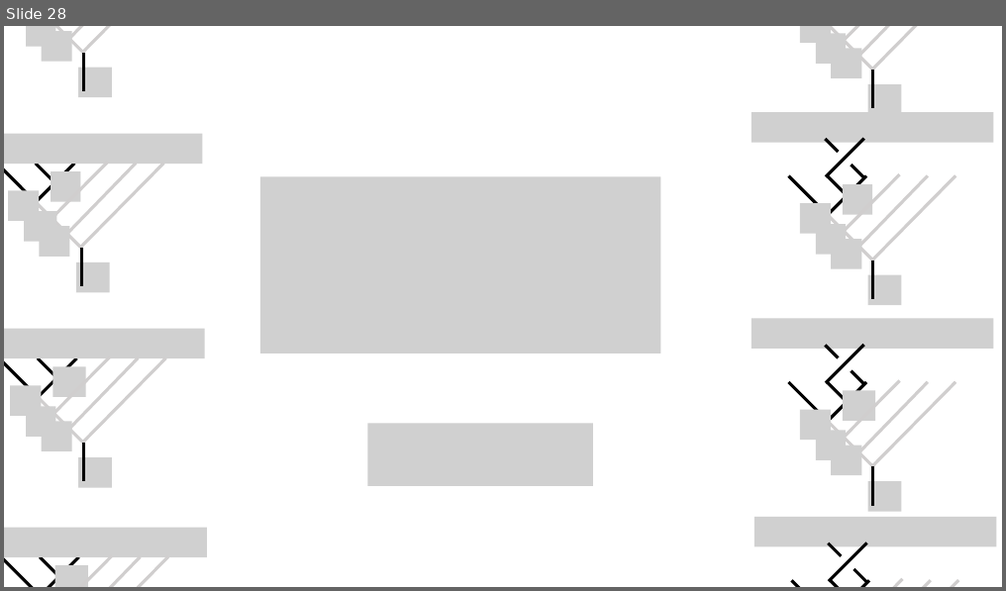
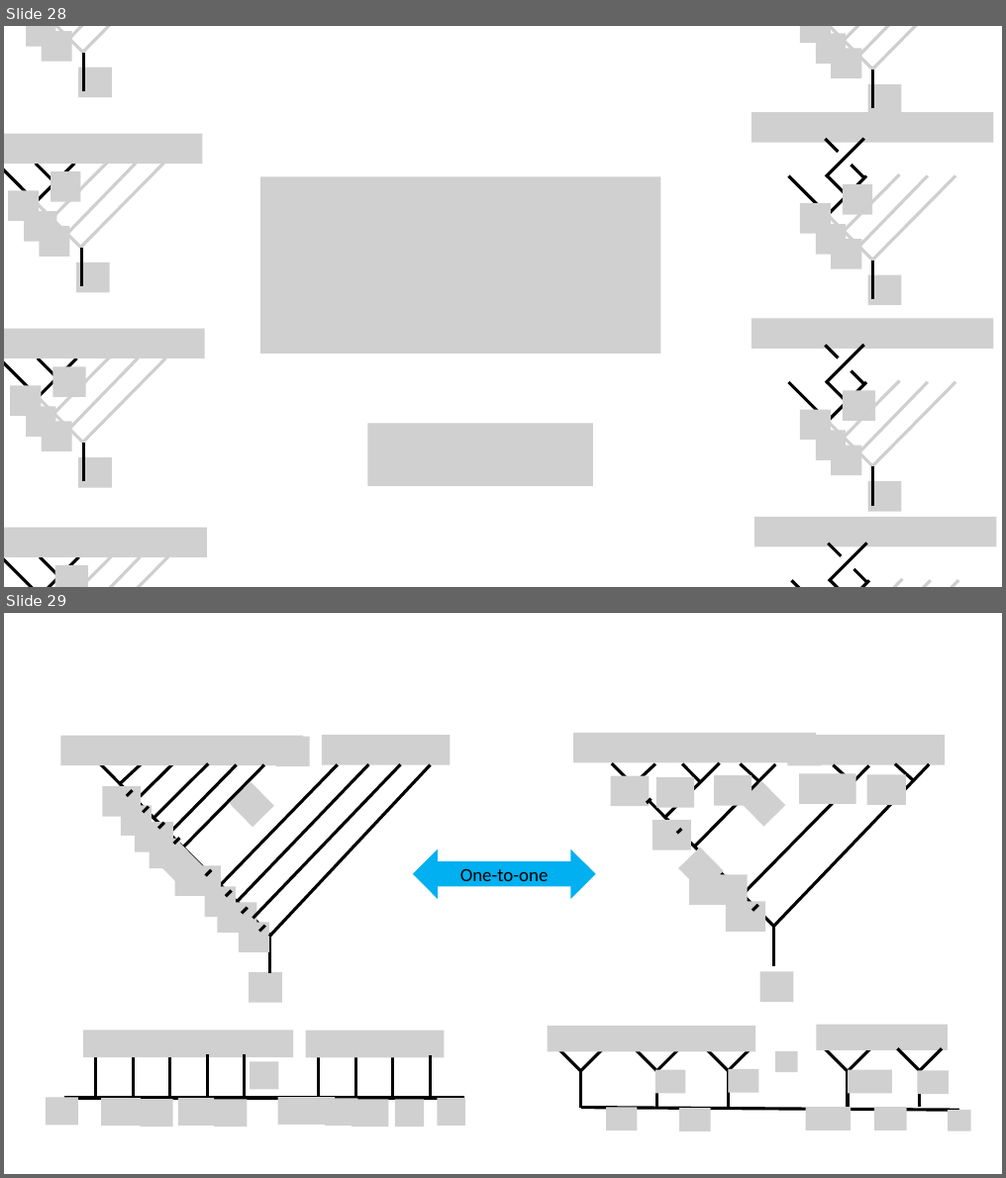
Before and after one commit to yk-liu/yk-liu.github.io, a slide deck: _posts/2019-05-14-Introduction-to-QC-and-TQC-Ising-Anyons/assets/pics.source.pptx. Shown one above the other, each under a label of ours: slide 28 before the commit, slides 28 and 29 after it. The pictures are 1006x591 and 1006x1178 pixels, drawn with LibreOffice and Linux fonts; fonts in the diff are those of the drawing; grey boxes stand for pictures; background and template pictures are left out. Boxes give left, top, right and bottom in pixels: in the first picture for what was removed or moved away, otherwise in the second. Text is boxed around its words. In the diff, an @@ line names an element or a change of style, - is before the commit and + after.

```diff
--- a/_posts/2019-05-14-Introduction-to-QC-and-TQC-Ising-Anyons/assets/pics.source.pptx
+++ b/_posts/2019-05-14-Introduction-to-QC-and-TQC-Ising-Anyons/assets/pics.source.pptx
@@ slide 29 added at (4, 613, 1002, 1174), background #FFFFFF @@
@@ group added at (573, 733, 945, 1002): 14 pictures, 14 lines @@
@@ left right arrow added at (413, 850, 595, 899), fill #00B0F0, 18 pt, text #000000 @@
+One-to-one
@@ group added at (60, 735, 450, 1002): 19 lines, 14 pictures @@
@@ group added at (46, 1030, 466, 1128): 13 pictures, 10 lines @@
@@ group added at (548, 1025, 971, 1133): 16 lines, 12 pictures @@
```
Also in this commit, not shown: 3 other slides added, 4 other files.
